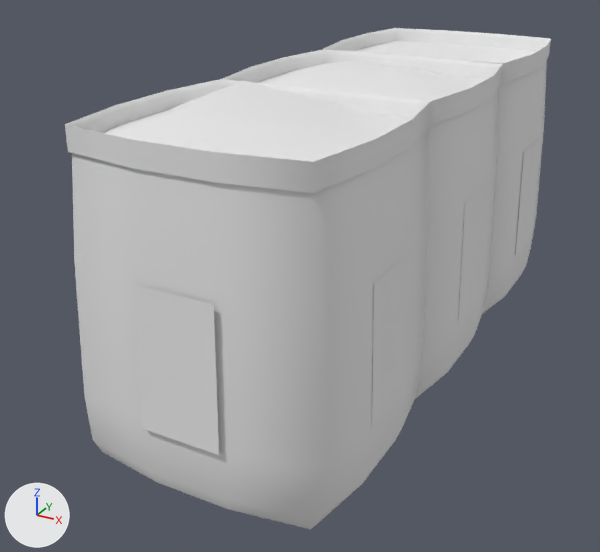
The Blender file src/boxloader_hesco_3.blend as it was, and as the next commit left it.
Before and after are seen from a 50 mm camera at (1.64, -2.16, 2.09) aimed at (-0.21, 1.21, 0.41). Lighting does not change. The marker at lower left points along +X, +Y and +Z.

In view in the first picture: 'hesco_sand.001'.
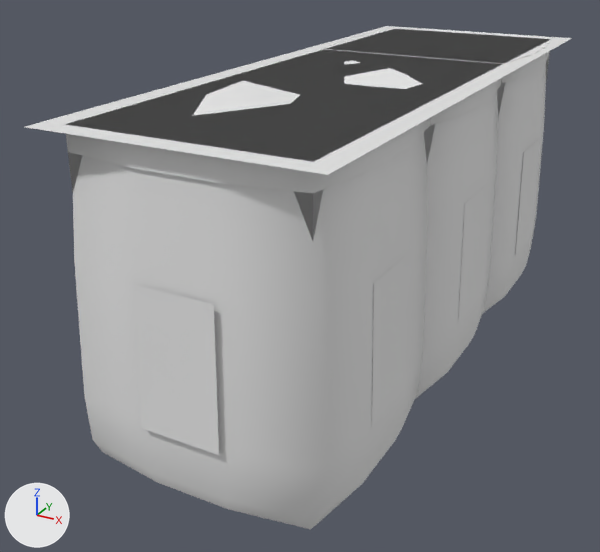
Patch to the scene script:
```diff
--- a/src/boxloader_hesco_3.blend.py
+++ b/src/boxloader_hesco_3.blend.py
@@ me_cube_004 @@
 me_cube_004.from_pydata(...)  # 4 vertices, 1 face; spans x -0.5..0.5, y 0.0..3.0, z 1.4
 # used by ob_cube_004; location = (0.0, 0.0, 0.0)
-me_cube_004.vertices[0].co = (-0.5, 0.0, 1.4)  # pixel (64, 124)
-me_cube_004.vertices[1].co = (-0.5, 3.0, 1.4)  # pixel (394, 28)
-me_cube_004.vertices[2].co = (0.5, 0.0, 1.4)  # pixel (313, 161)
-me_cube_004.vertices[3].co = (0.5, 3.0, 1.4)  # pixel (551, 39)
+# me_cube_004 part 1
+me_cube_004.vertices[0].co = (-0.6, -0.1, 1.4)  # pixel (23, 126)
+me_cube_004.vertices[1].co = (-0.6, 3.1, 1.4)  # pixel (386, 25)
+me_cube_004.vertices[2].co = (0.6, -0.1, 1.4)  # pixel (327, 174)
+me_cube_004.vertices[3].co = (0.6, 3.1, 1.4)  # pixel (572, 38)
@@ ob_cube @@
 ob_cube.location = (0.0, 0.0, 0.0)
-ob_cube.hide_set(True)  # its collection is switched off
@@ ob_cube_003 @@
 ob_cube_003.location = (0.0, 0.0, 0.0)
-ob_cube_003.hide_set(True)  # its collection is switched off
@@ ob_cube_004 @@
 ob_cube_004.location = (0.0, 0.0, 0.0)
-ob_cube_004.hide_set(True)  # its collection is switched off
```

Pixel boxes [x1, y1, x2, y2] of what changed, in the pictures (600 x 552 px):
'Cube.004', shown
    after: [25, 26, 572, 175]
'Cube.003', shown
    after: [66, 29, 550, 241]
'Cube', shown
    after: [68, 29, 394, 239]
